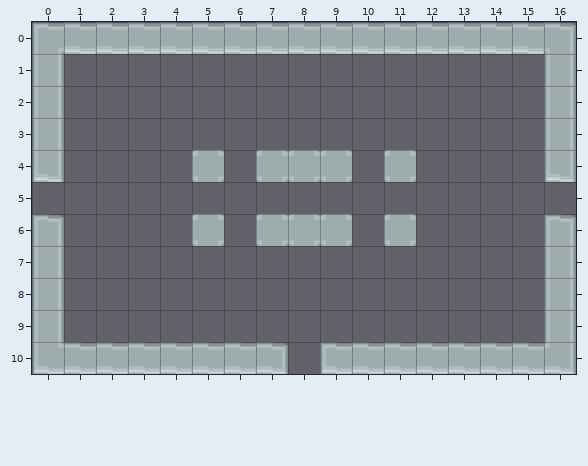
Level history. Tiled map: core/assets/rooms/try2map2_recolored.tmx. Above: the version before the commit.
Cells are 32x32 px. Shown: x 0..16, y 0..10.
The result:
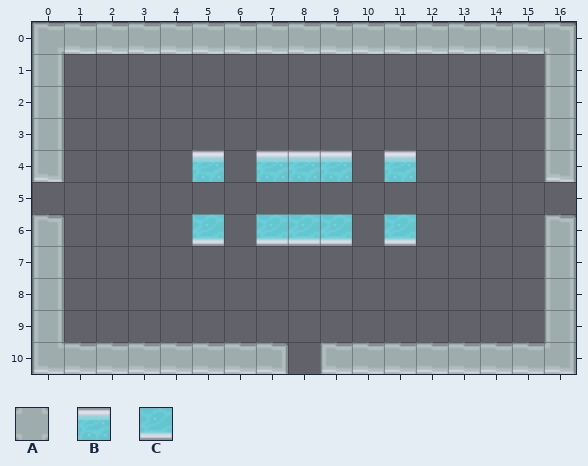
Key: from "roguelikeDungeon_transparent": A 43, B 331, C 397.
_ is an empty cell.
Diff:
Layer "DestructibleLayer":
Tile B replaces tile A in row 4 at x 5, 7 to 9 and 11.
Tile C replaces tile A in row 6 at x 5, 7 to 9 and 11.
Changed places in both pictures, as pixel boxes (x1, y1, x2, y2):
changed: (192, 150, 224, 182)
changed: (256, 150, 352, 182)
changed: (384, 150, 416, 182)
changed: (192, 214, 224, 246)
changed: (256, 214, 352, 246)
changed: (384, 214, 416, 246)
